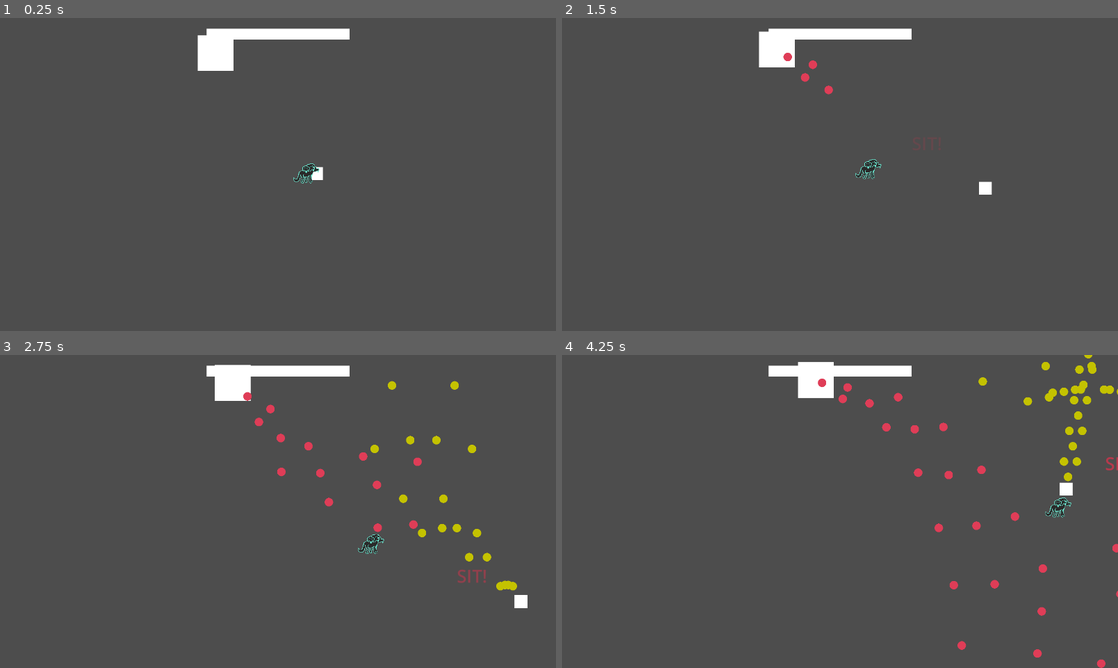
Above: before the commit, frames 1-4 (two rows, left to right).
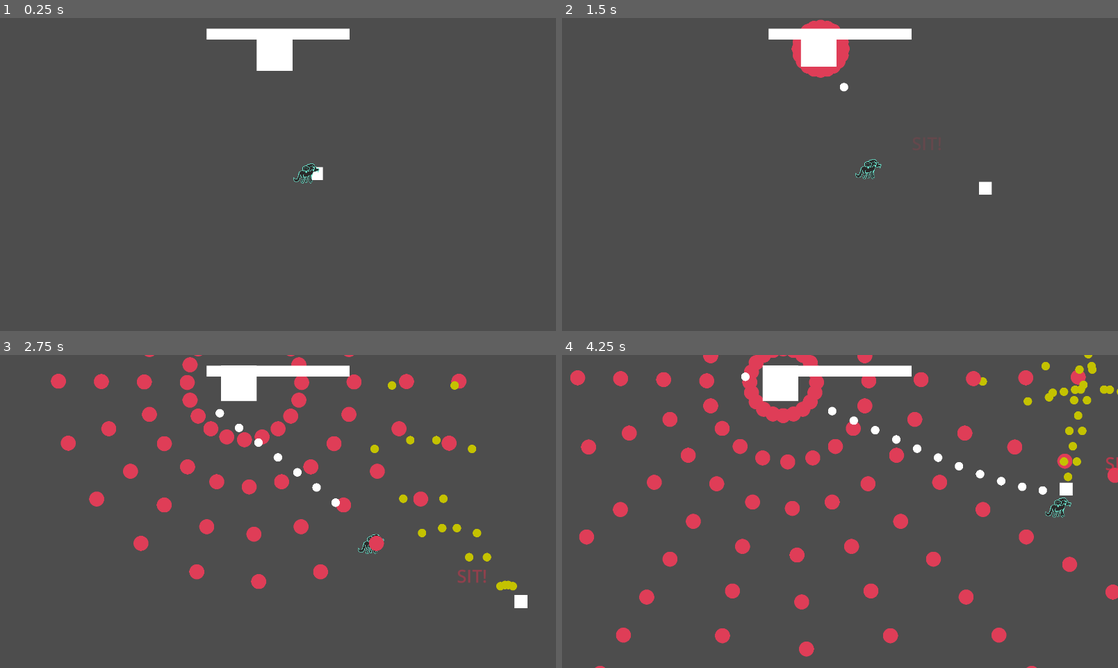
Above: after the commit, the same moments.

Repository: JeppeLindberg/toxic-terror
Game: Godot game, scene res://scenes/main.tscn
Same seed, same stepped clock (60 frames per second), same inputs: the game is played once before the commit and once after it.
Inputs:
- Up to frame 1 (0.25 s): no input
- Up to frame 2 (1.5 s): hold D (move_right) 0.53-1.28 s; tap Space (sit) at 0.6 s; hold S (move_down) from 1.28 s (still down); tap Shift (improve_accuracy) at 1.35 s
- Up to frame 3 (2.75 s): tap Space (sit) at 1.55, 2.1 s; release S (move_down) at 2.03 s; hold D (move_right) from 2.03 s (still down)
- Up to frame 4 (4.25 s): release D (move_right) at 2.78 s; hold W (move_up) 2.78-3.53 s; tap Space (sit) at 2.85, 3.8 s; hold A (move_left) from 3.53 s (still down); hold Shift (improve_accuracy) from 3.53 s (still down)

The runs differ from the first frame. In frame 1, 1.3% of the frame differs, in the area x 35-53%, y 5-17%; in frame 2, 1.9%; in frame 3, 5.7%; in frame 4, 9.3%, in the area x 1-100%, y 0-100%.

Commit message:
progress

Diff:
--- /dev/null
+++ b/prefabs/bullet_lich_last_wish.tscn
@@ -0,0 +1,20 @@
+[gd_scene load_steps=4 format=3 uid="uid://bbv84r70kvc2s"]
+
+[ext_resource type="Script" uid="uid://dkkw6sd1syv7x" path="res://scripts/bullet.gd" id="1_gm7p3"]
+[ext_resource type="Texture2D" uid="uid://c0il3jcguwea7" path="res://sprites/circle.png" id="2_l3a32"]
+
+[sub_resource type="CircleShape2D" id="CircleShape2D_eb6dy"]
+radius = 21.0
+
+[node name="enemy_bullet_1" type="Node2D"]
+script = ExtResource("1_gm7p3")
+target_layer = 17
+
+[node name="sprite" type="Sprite2D" parent="."]
+modulate = Color(0.873722, 0.238019, 0.341468, 1)
+scale = Vector2(0.420344, 0.420344)
+texture = ExtResource("2_l3a32")
+
+[node name="shape" type="CollisionShape2D" parent="."]
+shape = SubResource("CircleShape2D_eb6dy")
+disabled = true
--- /dev/null
+++ b/prefabs/bullet_lich_seeker.tscn
@@ -0,0 +1,25 @@
+[gd_scene load_steps=5 format=3 uid="uid://ksmmvc4avw6e"]
+
+[ext_resource type="Script" uid="uid://dkkw6sd1syv7x" path="res://scripts/bullet.gd" id="1_ldiup"]
+[ext_resource type="Texture2D" uid="uid://c0il3jcguwea7" path="res://sprites/circle.png" id="2_x7hqm"]
+[ext_resource type="Script" uid="uid://ba1e0rt0asipu" path="res://scripts/bullet_behaviour_seeker.gd" id="3_x7hqm"]
+
+[sub_resource type="CircleShape2D" id="CircleShape2D_eb6dy"]
+radius = 12.0
+
+[node name="bullet_lich_seeker" type="Node2D"]
+script = ExtResource("1_ldiup")
+target_layer = 9
+move_speed = 0.0
+max_lifetime = 30.0
+
+[node name="sprite" type="Sprite2D" parent="."]
+scale = Vector2(0.237959, 0.237959)
+texture = ExtResource("2_x7hqm")
+
+[node name="shape" type="CollisionShape2D" parent="."]
+shape = SubResource("CircleShape2D_eb6dy")
+disabled = true
+
+[node name="bullet_behaviour" type="Node2D" parent="."]
+script = ExtResource("3_x7hqm")
--- /dev/null
+++ b/prefabs/enemy_lich_1.tscn
@@ -0,0 +1,72 @@
+[gd_scene load_steps=15 format=3 uid="uid://b6626f0ja7eqp"]
+
+[ext_resource type="Script" uid="uid://ca44ikmyfpltn" path="res://scripts/enemy.gd" id="1_75jj7"]
+[ext_resource type="Script" uid="uid://043iv0jd846f" path="res://scripts/behaviour.gd" id="2_m3pee"]
+[ext_resource type="Script" uid="uid://bvgwp2okbuhhe" path="res://scripts/bullet_emitter.gd" id="3_g3mce"]
+[ext_resource type="PackedScene" uid="uid://cif7oja1cf8tc" path="res://prefabs/bullet_lich_direct.tscn" id="4_xsovb"]
+[ext_resource type="Script" uid="uid://fmco0mxfx7t2" path="res://scripts/pattern_lich_1.gd" id="5_q3xd8"]
+[ext_resource type="Script" uid="uid://bcau0eex44e5i" path="res://scripts/array_copier.gd" id="6_paemm"]
+[ext_resource type="PackedScene" uid="uid://ywe41eorqc0j" path="res://prefabs/bullet_emitter_snowfall.tscn" id="7_fqac5"]
+[ext_resource type="PackedScene" uid="uid://bbv84r70kvc2s" path="res://prefabs/bullet_lich_last_wish.tscn" id="8_ul6e3"]
+[ext_resource type="Script" uid="uid://5rosrjpl8hxe" path="res://scripts/pattern_lich_2.gd" id="9_iyvd6"]
+[ext_resource type="PackedScene" uid="uid://ksmmvc4avw6e" path="res://prefabs/bullet_lich_seeker.tscn" id="10_g3mce"]
+[ext_resource type="Script" uid="uid://ca5crlgksiui8" path="res://scripts/pattern_lich_seeker.gd" id="10_m3pee"]
+[ext_resource type="Texture2D" uid="uid://w66tk04ms77e" path="res://sprites/white.png" id="10_tqecf"]
+[ext_resource type="Script" uid="uid://c8xc8dpkdmjmg" path="res://scripts/orbiter.gd" id="10_xsovb"]
+
+[sub_resource type="CircleShape2D" id="CircleShape2D_choun"]
+radius = 46.0
+
+[node name="lich" type="Area2D"]
+collision_layer = 2
+collision_mask = 2
+script = ExtResource("1_75jj7")
+move_speed = 40.0
+max_health = 150.0
+
+[node name="lich_behaviour_1" type="Node2D" parent="."]
+script = ExtResource("2_m3pee")
+activate_at_dec = 0.3
+
+[node name="bullet_emitter_direct" type="Node2D" parent="lich_behaviour_1"]
+script = ExtResource("3_g3mce")
+bullet = ExtResource("4_xsovb")
+x_follow_player = true
+
+[node name="pattern" type="Node2D" parent="lich_behaviour_1/bullet_emitter_direct"]
+script = ExtResource("5_q3xd8")
+
+[node name="snowfall_emitters" type="Node2D" parent="lich_behaviour_1"]
+position = Vector2(0, -177)
+script = ExtResource("6_paemm")
+packed_scene = ExtResource("7_fqac5")
+count = 30
+
+[node name="lich_behaviour_2" type="Node2D" parent="."]
+script = ExtResource("2_m3pee")
+damage_taken_dec = 0.3
+
+[node name="bullet_emitter_last_wish" type="Node2D" parent="lich_behaviour_2"]
+script = ExtResource("3_g3mce")
+bullet = ExtResource("8_ul6e3")
+base_bullets_per_sec = 3.0
+
+[node name="pattern" type="Node2D" parent="lich_behaviour_2/bullet_emitter_last_wish"]
+script = ExtResource("9_iyvd6")
+
+[node name="orbiter" type="Node2D" parent="lich_behaviour_2"]
+script = ExtResource("10_xsovb")
+
+[node name="bullet_emitter_seeker" type="Node2D" parent="lich_behaviour_2/orbiter"]
+script = ExtResource("3_g3mce")
+bullet = ExtResource("10_g3mce")
+base_bullets_per_sec = 10.0
+
+[node name="pattern" type="Node2D" parent="lich_behaviour_2/orbiter/bullet_emitter_seeker"]
+script = ExtResource("10_m3pee")
+
+[node name="sprite" type="Sprite2D" parent="."]
+texture = ExtResource("10_tqecf")
+
+[node name="collider" type="CollisionShape2D" parent="."]
+shape = SubResource("CircleShape2D_choun")
--- a/scenes/main.tscn
+++ b/scenes/main.tscn
@@ -1,22 +1,17 @@
-[gd_scene load_steps=34 format=3 uid="uid://08tcbi0rlywr"]
+[gd_scene load_steps=28 format=3 uid="uid://08tcbi0rlywr"]
 
 [ext_resource type="Texture2D" uid="uid://w66tk04ms77e" path="res://sprites/white.png" id="1_0wfyh"]
 [ext_resource type="Texture2D" uid="uid://6uvykki1lldt" path="res://sprites/dog.png" id="1_o5qli"]
 [ext_resource type="Script" uid="uid://mj5rryc047c7" path="res://scripts/player.gd" id="1_sugp2"]
 [ext_resource type="Script" uid="uid://cg4h8dfhcecue" path="res://scripts/main.gd" id="1_tbgi4"]
+[ext_resource type="Script" uid="uid://dyimu4htgkla" path="res://scripts/manager.gd" id="2_0ld40"]
 [ext_resource type="PackedScene" uid="uid://b78dlredjpcxm" path="res://prefabs/sit.tscn" id="2_a8y0u"]
 [ext_resource type="Script" uid="uid://dd6y615h01e4g" path="res://scripts/camera_pivot.gd" id="2_tefeu"]
+[ext_resource type="PackedScene" uid="uid://b6626f0ja7eqp" path="res://prefabs/enemy_lich_1.tscn" id="3_0ld40"]
 [ext_resource type="Script" uid="uid://bliqtt0vluaog" path="res://scripts/dog.gd" id="3_jyhfs"]
-[ext_resource type="Script" uid="uid://ca44ikmyfpltn" path="res://scripts/enemy.gd" id="3_o6xl0"]
-[ext_resource type="Script" uid="uid://043iv0jd846f" path="res://scripts/behaviour.gd" id="4_0ld40"]
-[ext_resource type="PackedScene" uid="uid://cif7oja1cf8tc" path="res://prefabs/bullet_lich_direct.tscn" id="5_eb6dy"]
-[ext_resource type="Script" uid="uid://5rosrjpl8hxe" path="res://scripts/pattern_lich_2.gd" id="5_ya4ey"]
 [ext_resource type="Script" uid="uid://bvgwp2okbuhhe" path="res://scripts/bullet_emitter.gd" id="6_tipki"]
 [ext_resource type="PackedScene" uid="uid://d17rg63p8cs3f" path="res://prefabs/player_bullet.tscn" id="7_85g3d"]
-[ext_resource type="Script" uid="uid://fmco0mxfx7t2" path="res://scripts/pattern_lich_1.gd" id="7_gqmmt"]
 [ext_resource type="Script" uid="uid://d3i6m57vhi8q" path="res://scripts/pattern_player_wide.gd" id="8_choun"]
-[ext_resource type="Script" uid="uid://bcau0eex44e5i" path="res://scripts/array_copier.gd" id="8_y6deb"]
-[ext_resource type="PackedScene" uid="uid://ywe41eorqc0j" path="res://prefabs/bullet_emitter_snowfall.tscn" id="9_og1vs"]
 [ext_resource type="PackedScene" uid="uid://bohy668s4xdpv" path="res://prefabs/good_boy.tscn" id="10_jkv2x"]
 [ext_resource type="Script" uid="uid://c71naeidgp1k6" path="res://scripts/debug.gd" id="13_trceg"]
 [ext_resource type="Script" uid="uid://davvs2ce4n0pj" path="res://scripts/player_behaviour.gd" id="13_yc10j"]
@@ -26,9 +21,6 @@
 [ext_resource type="Script" uid="uid://d2nif65d6fvwf" path="res://scripts/ui.gd" id="17_dp3eg"]
 [ext_resource type="Script" uid="uid://c416j0e44w7a7" path="res://scripts/enemy_health.gd" id="17_muem4"]
 
-[sub_resource type="CircleShape2D" id="CircleShape2D_choun"]
-radius = 46.0
-
 [sub_resource type="CircleShape2D" id="CircleShape2D_jyhfs"]
 radius = 2.0
 
@@ -52,58 +44,24 @@
 [node name="main" type="Node2D"]
 script = ExtResource("1_tbgi4")
 
+[node name="manager" type="Node2D" parent="." node_paths=PackedStringArray("enemy_spawn_pos")]
+script = ExtResource("2_0ld40")
+enemy_spawn_pos = NodePath("../camera_pivot/enemy_spawn_pos")
+lich_1_prefab = ExtResource("3_0ld40")
+
 [node name="camera_pivot" type="Node2D" parent="."]
 script = ExtResource("2_tefeu")
 
+[node name="enemy_spawn_pos" type="Node2D" parent="camera_pivot"]
+position = Vector2(0, -337)
+
 [node name="enemy_pos_1" type="Node2D" parent="camera_pivot"]
 position = Vector2(-205, -343)
 
 [node name="enemy_pos_2" type="Node2D" parent="camera_pivot"]
-position = Vector2(187, -333)
+position = Vector2(206, -340)
 
 [node name="camera" type="Camera2D" parent="camera_pivot"]
-
-[node name="lich" type="Area2D" parent="."]
-position = Vector2(-165, -336)
-collision_layer = 2
-collision_mask = 2
-script = ExtResource("3_o6xl0")
-move_speed = 40.0
-
-[node name="lich_behaviour_1" type="Node2D" parent="lich"]
-script = ExtResource("4_0ld40")
-
-[node name="bullet_emitter_direct" type="Node2D" parent="lich/lich_behaviour_1"]
-script = ExtResource("6_tipki")
-bullet = ExtResource("5_eb6dy")
-x_follow_player = true
-
-[node name="pattern" type="Node2D" parent="lich/lich_behaviour_1/bullet_emitter_direct"]
-script = ExtResource("7_gqmmt")
-
-[node name="snowfall_emitters" type="Node2D" parent="lich/lich_behaviour_1"]
-position = Vector2(0, -177)
-script = ExtResource("8_y6deb")
-packed_scene = ExtResource("9_og1vs")
-count = 30
-
-[node name="lich_behaviour_2" type="Node2D" parent="lich"]
-script = ExtResource("4_0ld40")
-activate_at_dec = 0.2
-damage_taken_dec = 0.2
-
-[node name="bullet_emitter" type="Node2D" parent="lich/lich_behaviour_2"]
-script = ExtResource("6_tipki")
-bullet = ExtResource("5_eb6dy")
-
-[node name="pattern" type="Node2D" parent="lich/lich_behaviour_2/bullet_emitter"]
-script = ExtResource("5_ya4ey")
-
-[node name="sprite" type="Sprite2D" parent="lich"]
-texture = ExtResource("1_0wfyh")
-
-[node name="collider" type="CollisionShape2D" parent="lich"]
-shape = SubResource("CircleShape2D_choun")
 
 [node name="player" type="RigidBody2D" parent="."]
 position = Vector2(107, 0)
--- /dev/null
+++ b/scripts/bullet_behaviour_seeker.gd
@@ -0,0 +1,19 @@
+extends Node2D
+
+
+var added_movement = Vector2.ZERO
+
+@onready var main = get_node('/root/main')
+@onready var player = get_node('/root/main/player')
+
+@export var speed = 600.0
+
+
+func _process(_delta: float) -> void:
+	var x = main.seconds() * 10
+	var y = main.seconds() * 10
+
+	var perlin_vec = Vector2(main.noise_perlin.get_noise_2d(x, y), main.noise_perlin.get_noise_2d(-x, y)).normalized()
+	var bullet_to_player_vec = (player.global_position - global_position).normalized()
+
+	added_movement = (perlin_vec * 0.2 + bullet_to_player_vec * 0.8) * speed
--- a/scripts/enemy.gd
+++ b/scripts/enemy.gd
@@ -6,6 +6,7 @@
 @onready var main = get_node('/root/main')
 
 var target_pos = null
+var initialized = false
 
 @export var move_speed = 20.0
 @export var max_health = 100.0
@@ -13,6 +14,9 @@
 @onready var _current_health = max_health
 var damage_taken_dec
 var current_health_dec = 1.0
+
+signal spawn_complete
+signal dead
 
 
 func _ready() -> void:
@@ -25,8 +29,12 @@
 			child.activate()
 			return;
 
+func _process(delta: float) -> void:
+	if not initialized:
+		ui.enemy_health.set_health_dec(1.0)
+		spawn_complete.emit()
+		initialized = true
 
-func _process(delta: float) -> void:
 	if target_pos != null:
 		global_position +=( target_pos.global_position - global_position).normalized() * move_speed*delta
 		if target_pos.global_position.distance_to(global_position) < 5.0:
@@ -46,4 +54,8 @@
 	for child in main.get_children_in_group(self, 'behaviour'):
 		if new_dec <= child.activate_at_dec and child.activate_at_dec < prev_dec:
 			child.activate()
-			return;
+			break;
+
+	if _current_health <= 0.0:
+		dead.emit()
+		queue_free()
--- /dev/null
+++ b/scripts/manager.gd
@@ -0,0 +1,50 @@
+extends Node2D
+
+@onready var main = get_node('/root/main')
+
+@export var enemy_spawn_pos: Node2D
+
+@export var lich_1_prefab: PackedScene
+
+var progress = true
+var step = -1
+
+@onready var game_script = \
+[
+	{
+		'type': 'spawn_enemy',
+		'enemy': lich_1_prefab
+	},
+	{
+		'type': 'simulate'
+	},
+	{
+		'type': 'spawn_enemy',
+		'enemy': lich_1_prefab
+	},
+	{
+		'type': 'simulate'
+	}
+]
+
+
+
+func progress_script():
+	step += 1
+
+	var current_step = game_script[step]
+
+	if current_step['type'] == 'spawn_enemy':
+		var new_enemy = current_step['enemy'].instantiate()
+		main.add_child(new_enemy)
+		new_enemy.global_position = enemy_spawn_pos.global_position
+		new_enemy.spawn_complete.connect(ready_to_progress)
+		new_enemy.dead.connect(ready_to_progress)
+
+func ready_to_progress():
+	progress = true
+
+func _process(_delta: float) -> void:
+	if progress:
+		progress = false
+		progress_script()
--- /dev/null
+++ b/scripts/orbiter.gd
@@ -0,0 +1,11 @@
+extends Node2D
+
+var distance = 100.0
+var seconds_per_lap = 8.0
+
+@onready var main = get_node('/root/main')
+
+
+func _process(_delta: float) -> void:
+	position = Vector2.RIGHT * distance * cos((main.seconds() * PI * 2.0) / seconds_per_lap) + \
+				Vector2.DOWN * distance * sin((main.seconds() * PI * 2.0) / seconds_per_lap) ;
--- a/scripts/pattern_lich_2.gd
+++ b/scripts/pattern_lich_2.gd
@@ -5,7 +5,7 @@
 [
 	{
 		'type': 'deg',
-		'degree': 10.0,
+		'degree': 360.0/20.0,
 		'offset': 0.0
 	},
 ]
--- /dev/null
+++ b/scripts/pattern_lich_seeker.gd
@@ -0,0 +1,10 @@
+extends Node2D
+
+var pattern=\
+[
+
+	{
+		'type': 'vec',
+		'vectors': [Vector2.DOWN]
+	}
+]
Not shown, added: scripts/bullet_behaviour_seeker.gd.uid
Not shown, added: scripts/manager.gd.uid
Not shown, added: scripts/orbiter.gd.uid
Not shown, added: scripts/pattern_lich_seeker.gd.uid
